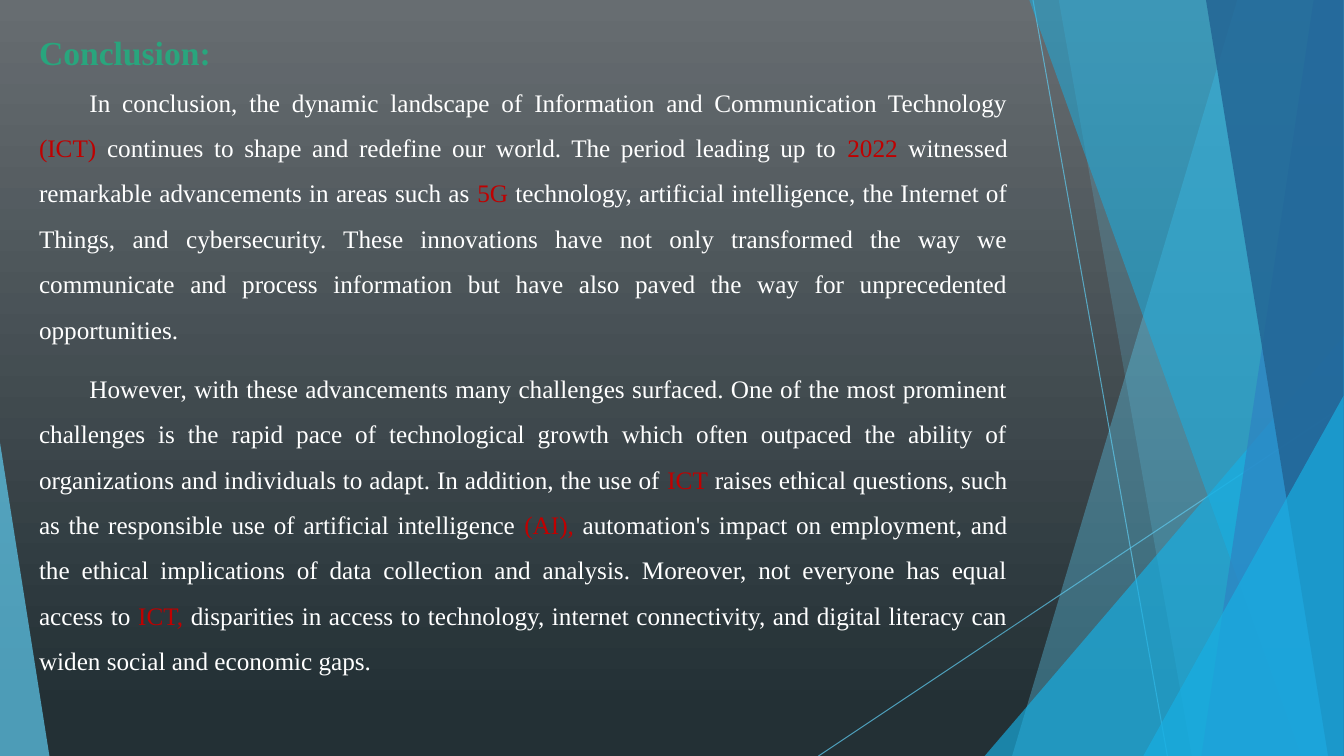
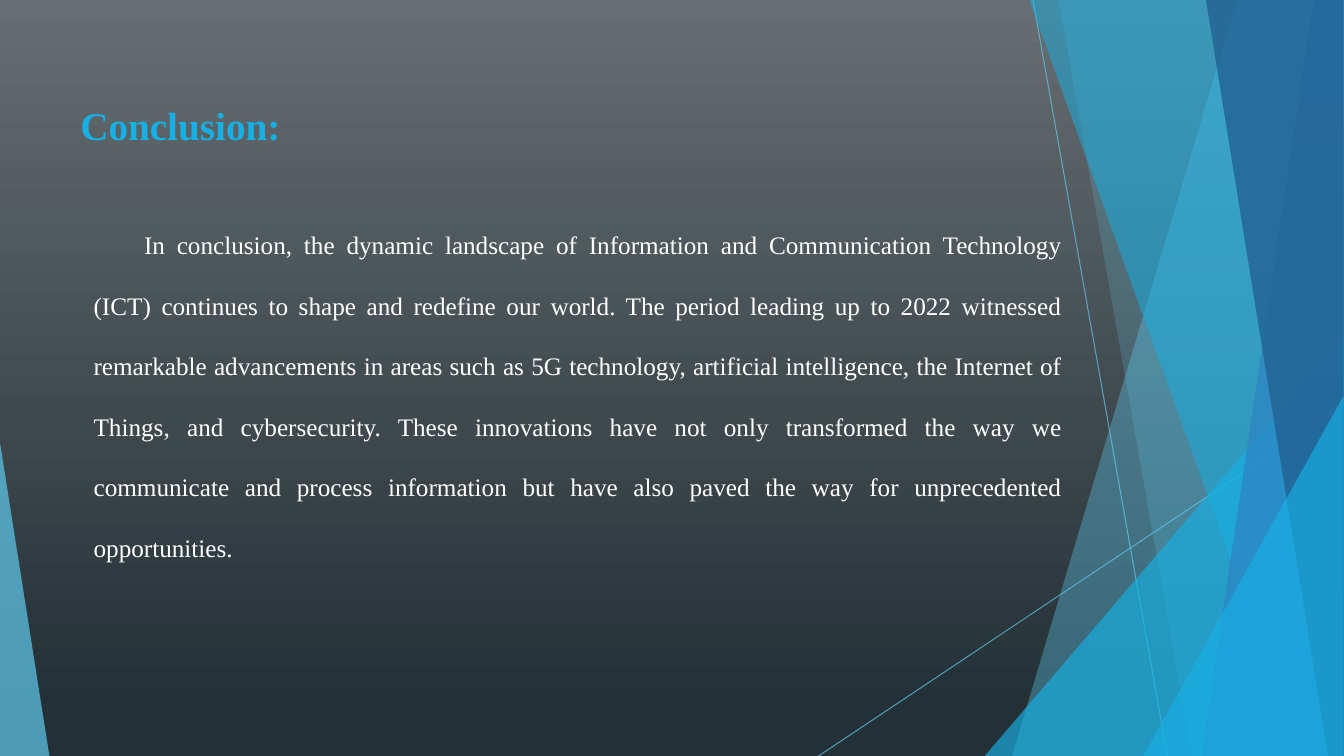
Before and after one commit to kamiri-lilia/projet-final, a slide deck: slide 17 of TIC_PP.pptx (slide 19 before the commit). Drawn at 1344x756 pixels with LibreOffice and Linux fonts; fonts in the diff are those of the drawing. Boxes give left, top, right and bottom in pixels: in the first picture for what was removed or moved away, otherwise in the second. Text is boxed around its words. In the diff, an @@ line names an element or a change of style, - is before the commit and + after.

```diff
--- a/TIC_PP.pptx
+++ b/TIC_PP.pptx
@@ text added at [80,113,280,141], 28 pt, text #17B0E4, bold @@
+Conclusion:
@@ text at [94,236,1062,563]: paragraph removed @@
-Conclusion:
@@ text "In conclusion, the dynamic landscape ...": place and size @@
-text "In conclusion, the dynamic landscape ..." at [39,94,1007,676]
+text "In conclusion, the dynamic landscape ..." at [94,236,1062,563]
@@ text "In conclusion, the dynamic landscape ..." at [94,236,1062,563]: text colour #C00000 to #FFFFFF in "(ICT) 2022 5G"; line spacing 1.5 to 2 @@
@@ text at [39,380,1007,676]: paragraph removed @@
-However, with these advancements many challenges surfaced. One of the most prominent challenges is the rapid pace of technological growth which often outpaced the ability of organizations and individuals to adapt. In addition, the use of ICT raises ethical questions, such as the responsible use of artificial intelligence (AI), automation's impact on employment, and the ethical implications of data collection and analysis. Moreover, not everyone has equal access to ICT, disparities in access to technology, internet connectivity, and digital literacy can widen social and economic gaps.
```
Also in this commit, not shown: 15 other slides changed, 2 slides added, 4 slides removed.
